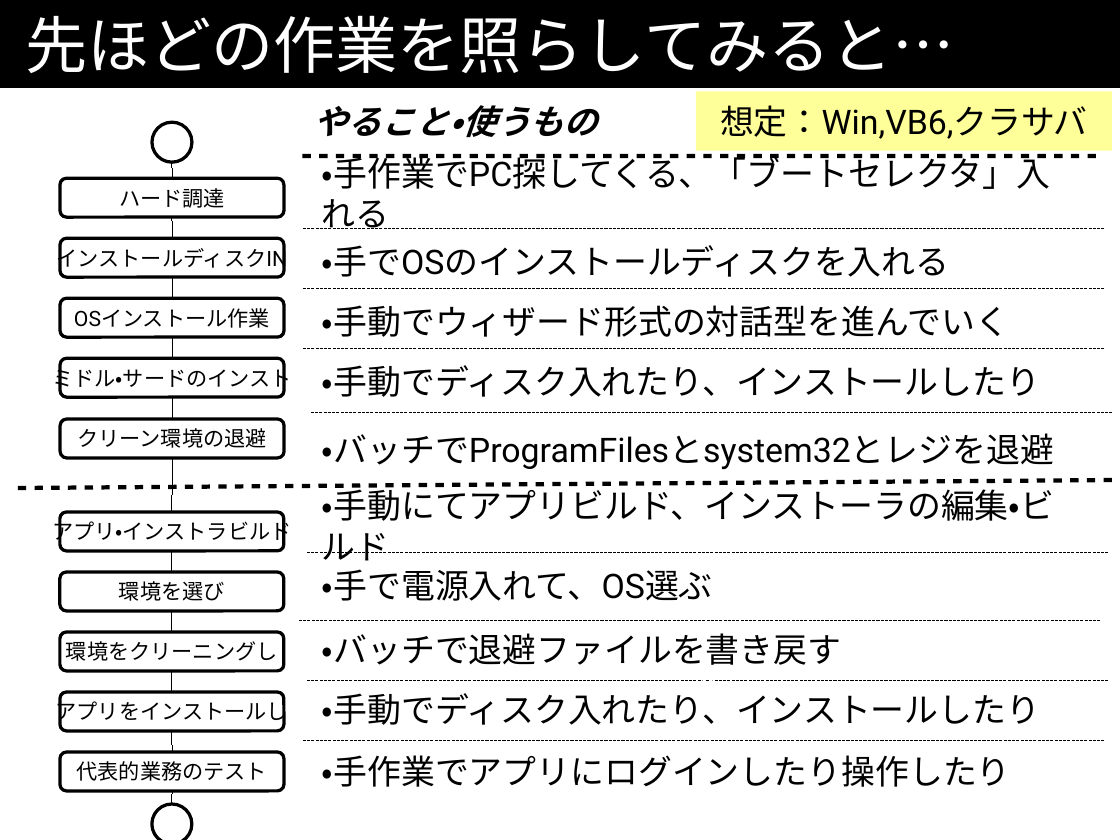
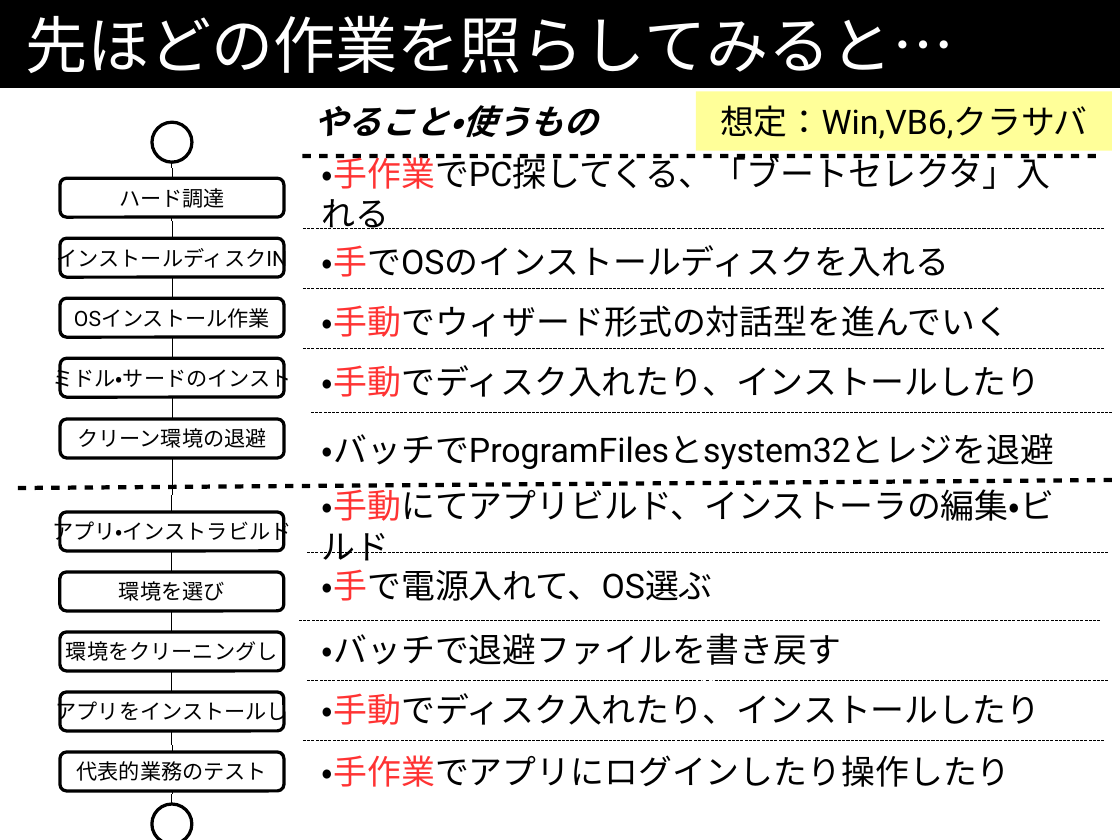
Before and after one commit to kazuhito-m/kazuhito-m.github.io, a slide deck: slide 37 of _drafts/comcamp2016.odp. Drawn at 1120x840 pixels with LibreOffice and Linux fonts; fonts in the diff are those of the drawing. Boxes give left, top, right and bottom in pixels: in the first picture for what was removed or moved away, otherwise in the second. Text is boxed around its words. In the diff, an @@ line names an element or a change of style, - is before the commit and + after.

Commit message:
一応、通ししたので完成形。

```diff
--- a/_drafts/comcamp2016.odp
+++ b/_drafts/comcamp2016.odp
@@ text "・手作業でPC探してくる、「ブートセレクタ」入れる" at <box>322,154,1050,229</box>: text colour #000000 to #FF3333 in "・手作業でPC探してくる、「ブートセレクタ」入れる" @@
@@ text "・手でOSのインストールディスクを入れる" at <box>322,245,950,277</box>: text colour #000000 to #FF3333 in "・手でOSのインストールディスクを入れる" @@
@@ text "・手動でウィザード形式の対話型を進んでいく" at <box>322,305,1009,337</box>: text colour #000000 to #FF3333 in "・手動でウィザード形式の対話型を進んでいく" @@
@@ text "・手動でディスク入れたり、インストールしたり" at <box>322,365,1040,397</box>: text colour #000000 to #FF3333 in "・手動でディスク入れたり、インストールしたり" @@
@@ text "・手動にてアプリビルド、インストーラの編集・ビルド" at <box>322,483,1054,561</box>: text colour #000000 to #FF3333 in "・手動にてアプリビルド、インストーラの編集・ビルド" @@
@@ text "・手で電源入れて、OS選ぶ" at <box>322,569,713,601</box>: text colour #000000 to #FF3333 in "・手で電源入れて、OS選ぶ" @@
@@ text "・手動でディスク入れたり、インストールしたり" at <box>322,693,1040,725</box>: text colour #000000 to #FF3333 in "・手動でディスク入れたり、インストールしたり" @@
@@ text "・手作業でアプリにログインしたり操作したり" at <box>322,755,1011,787</box>: text colour #000000 to #FF3333 in "・手作業でアプリにログインしたり操作したり" @@
```
Also in this commit, not shown: 4 other slides changed, 1 slide added, 1 slide removed.
